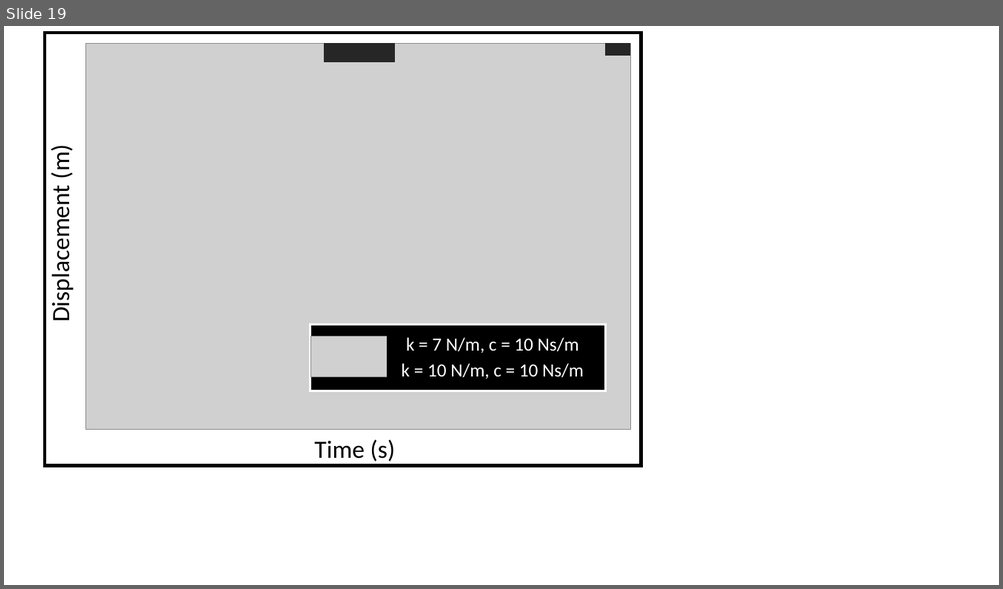
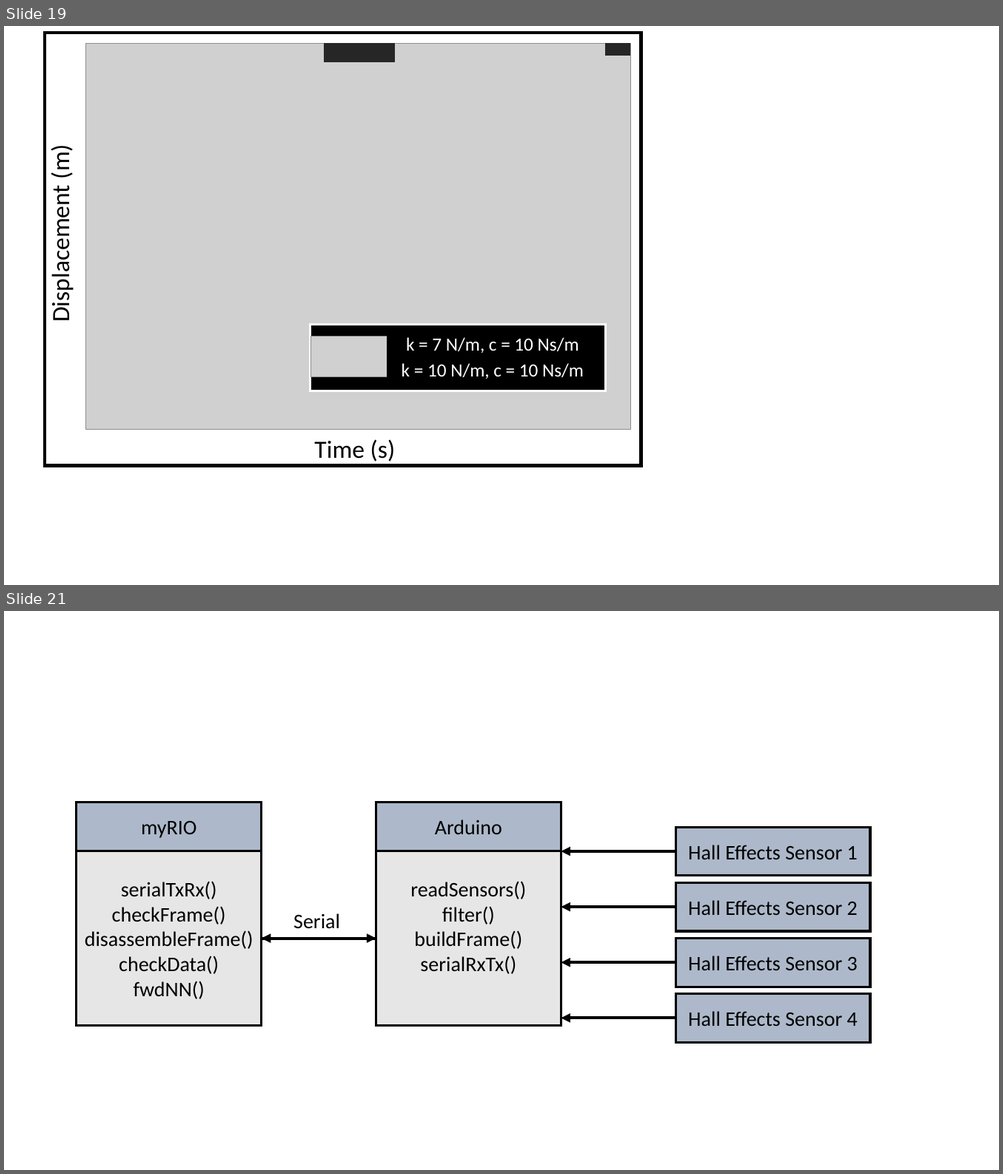
Before and after one commit to adammetcalf/PhD, a slide deck: Modelling/MyPAM Modelling.pptx. Shown one above the other, each under a label of ours: slide 19 before the commit, slides 19 and 21 after it; the slides between them are not shown. The pictures are 1003x589 and 1003x1174 pixels, drawn with LibreOffice and Linux fonts; fonts in the diff are those of the drawing; grey boxes stand for pictures. Boxes give left, top, right and bottom in pixels: in the first picture for what was removed or moved away, otherwise in the second. Text is boxed around its words. In the diff, an @@ line names an element or a change of style, - is before the commit and + after.

```diff
--- a/Modelling/MyPAM Modelling.pptx
+++ b/Modelling/MyPAM Modelling.pptx
@@ slide 21 added at bbox=[4, 611, 999, 1170], background #FFFFFF @@
@@ rectangle added at bbox=[77, 803, 262, 851], fill #ADB9CA, outline #000000 2.25 pt, 20 pt, text #000000 @@
+myRIO
@@ rectangle added at bbox=[376, 803, 561, 851], fill #ADB9CA, outline #000000 2.25 pt, 20 pt, text #000000 @@
+Arduino
@@ rectangle added at bbox=[675, 827, 871, 876], fill #ADB9CA, outline #000000 2.25 pt, 20 pt, text #000000 @@
+Hall Effects Sensor 1
@@ rectangle added at bbox=[77, 851, 262, 1027], fill #E7E6E6, outline #000000 2.25 pt, 20 pt, text #000000 @@
+serialTxRx()
+checkFrame()
+disassembleFrame()
+checkData()
+fwdNN()
@@ rectangle added at bbox=[376, 851, 561, 1027], fill #E7E6E6, outline #000000 2.25 pt, 20 pt, text #000000 @@
+readSensors()
+filter()
+buildFrame()
+serialRxTx()
@@ arrow added from (675, 851) to (560, 851), #000000 3 pt @@
@@ rectangle added at bbox=[675, 883, 871, 931], fill #ADB9CA, outline #000000 2.25 pt, 20 pt, text #000000 @@
+Hall Effects Sensor 2
@@ text added at bbox=[293, 914, 340, 929], 20 pt, text #000000 @@
+Serial
@@ arrow added from (675, 907) to (560, 907), #000000 3 pt @@
@@ arrow added from (376, 939) to (262, 939), #000000 3 pt @@
@@ arrow added from (262, 939) to (376, 939), #000000 3 pt @@
@@ rectangle added at bbox=[675, 939, 871, 987], fill #ADB9CA, outline #000000 2.25 pt, 20 pt, text #000000 @@
+Hall Effects Sensor 3
@@ arrow added from (675, 963) to (560, 963), #000000 3 pt @@
@@ rectangle added at bbox=[675, 994, 871, 1042], fill #ADB9CA, outline #000000 2.25 pt, 20 pt, text #000000 @@
+Hall Effects Sensor 4
@@ arrow added from (675, 1019) to (560, 1019), #000000 3 pt @@
```
Also in this commit, not shown: 3 other slides added, 3 other files.
